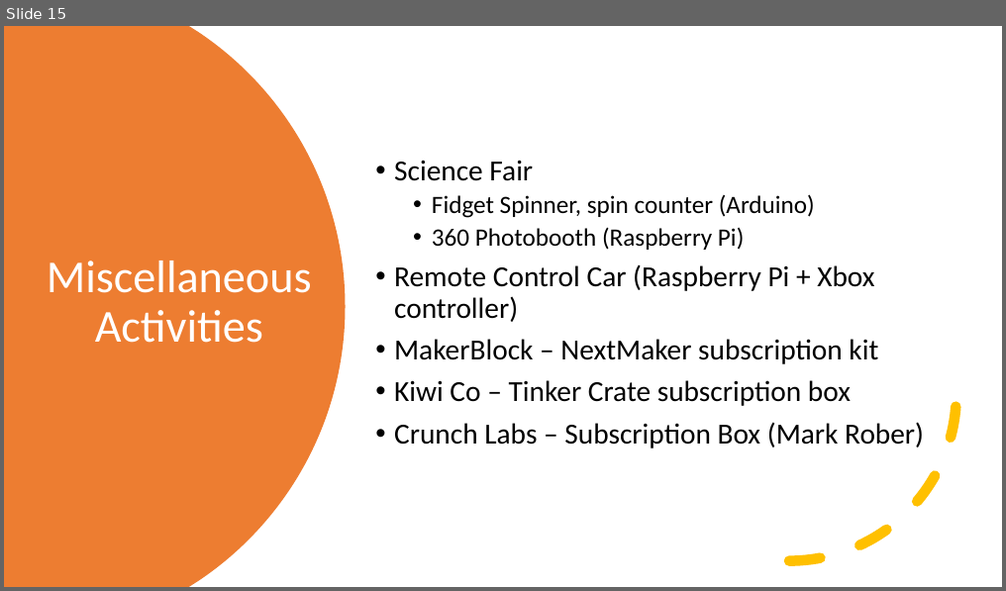
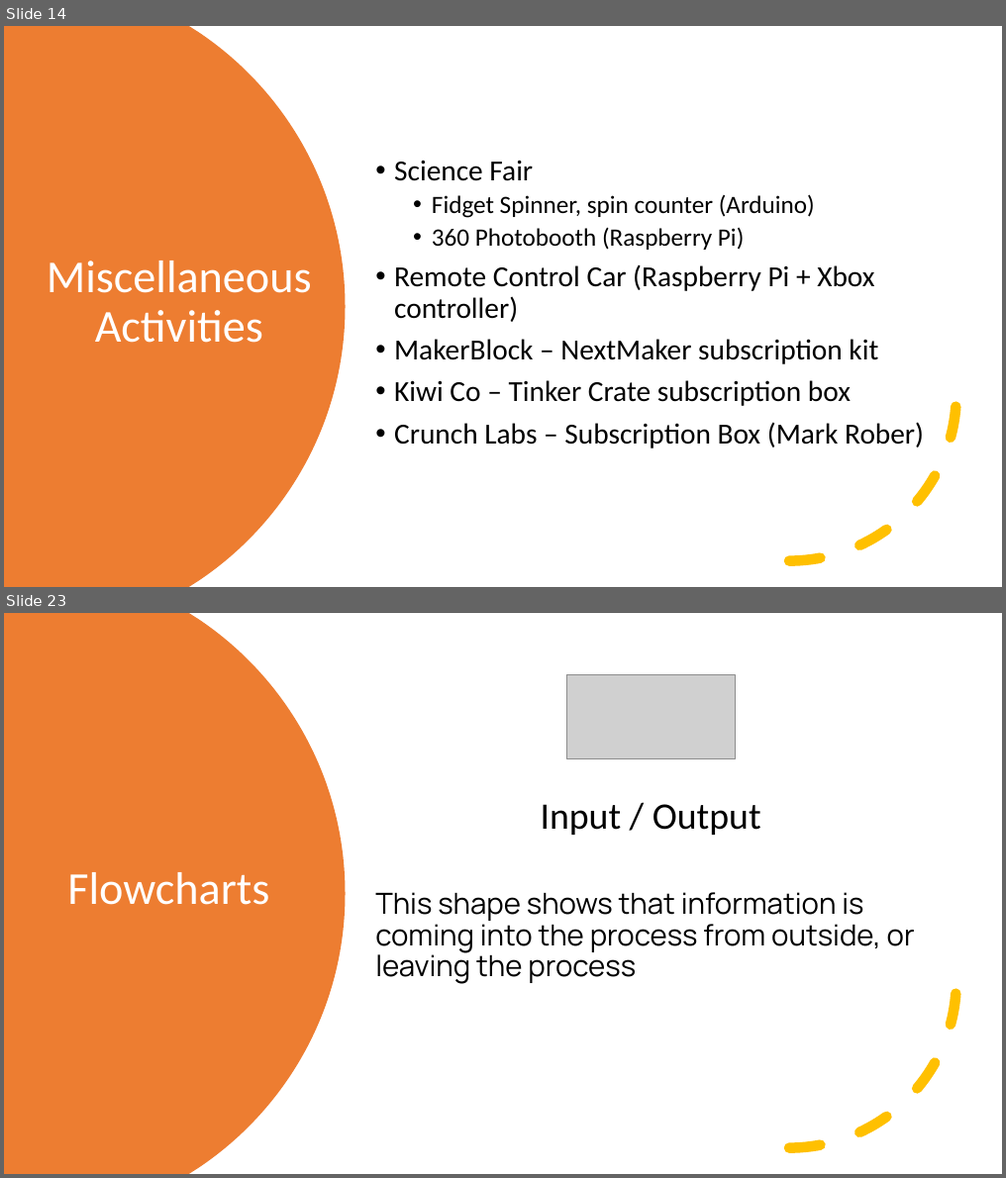
Before and after one commit to kevmoens/ThatConference2022, a slide deck: ThatConference2022.pptx. Shown one above the other, each under a label of ours: slide 15 before the commit, slides 14 and 23 after it; the slides between them are not shown. The pictures are 1006x591 and 1006x1178 pixels, drawn with LibreOffice and Linux fonts; fonts in the diff are those of the drawing; grey boxes stand for pictures. Boxes give left, top, right and bottom in pixels: in the first picture for what was removed or moved away, otherwise in the second. Text is boxed around its words. In the diff, an @@ line names an element or a change of style, - is before the commit and + after.

```diff
--- a/ThatConference2022.pptx
+++ b/ThatConference2022.pptx
@@ slide 23 added at [4, 613, 1002, 1174], background #FFFFFF @@
@@ freeform shape added at [4, 613, 346, 1174], fill #ED7D31 @@
@@ picture added at [567, 674, 736, 759] @@
@@ text added at [375, 804, 915, 984], 28 pt, text #000000 @@
+Input / Output
+This shape shows that information is coming into the process from outside, or leaving the process
@@ arc (boxed as its full ellipse) added at [623, 814, 957, 1149], outline #FFC000 10 pt dashed @@
@@ title added at [67, 872, 269, 905], 44 pt, text #FFFFFF @@
+Flowcharts
@@ what was slide 15 is now slide 14 @@
```
Also in this commit, not shown: 1 slide changed, 12 other slides added, 4 slides removed, 2 other files.
